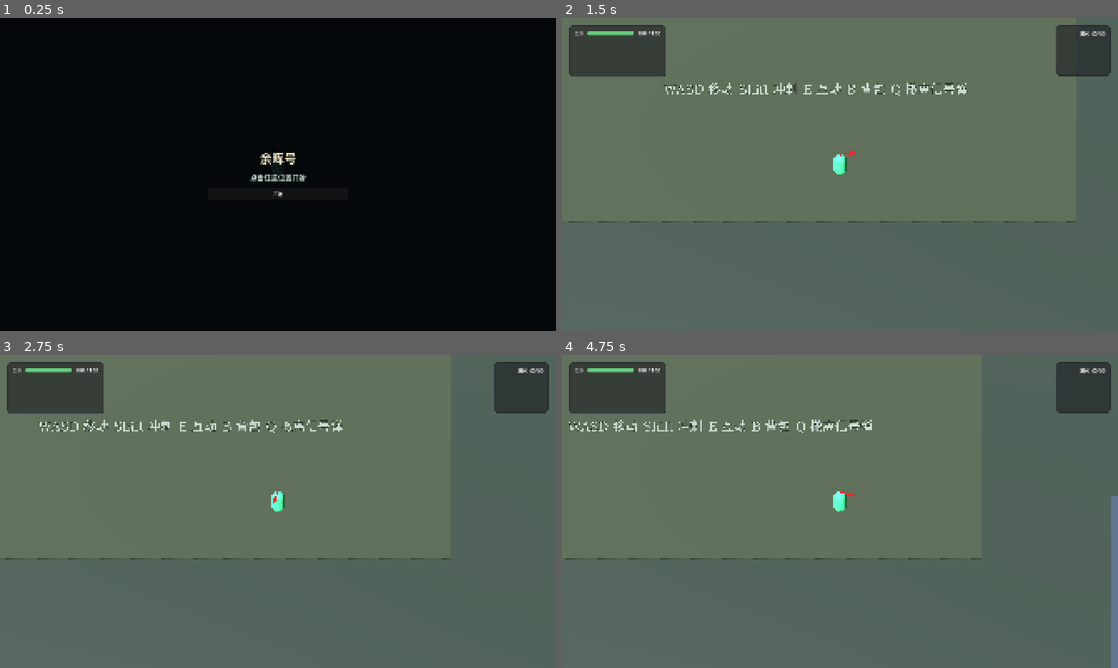
Above: before the commit, frames 1-4 (two rows, left to right).
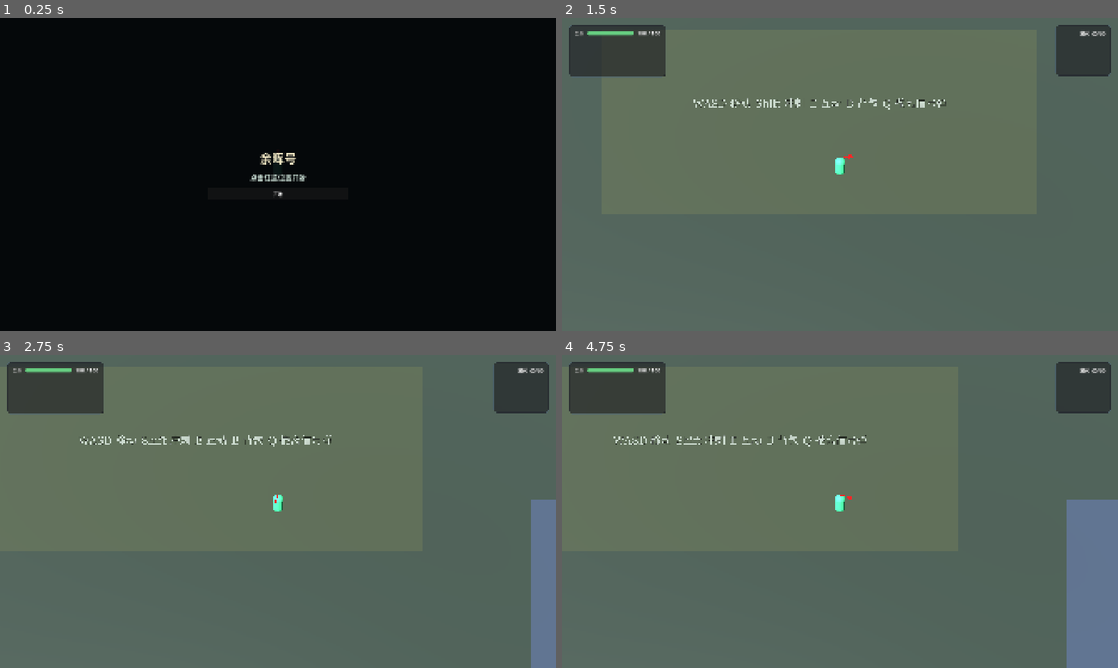
Above: after the commit, the same moments.

Repository: SampsonYW/12345
Game: Godot game, scene res://scenes/game_3d.tscn
Same seed, same stepped clock (60 frames per second), same inputs: the game is played once before the commit and once after it.
Inputs (mouse positions are in pixels of both pictures, inside the frame that each line leads up to):
- Up to frame 1 (0.25 s): no input
- Up to frame 2 (1.5 s): click "开始" at 0.5 s; tap Enter at 1.25 s; move the mouse to (962, 158) at 1.27 s; hold D (move_right) from 1.28 s (still down); hold E (interact) from 1.28 s (still down); click (962, 158) at 1.42 s
- Up to frame 3 (2.75 s): tap Space at 1.52 s; release D (move_right) at 2 s; release E (interact) at 2 s; drag from (166, 527) to (250, 574) at 2.02 s
- Up to frame 4 (4.75 s): tap Space at 2.75, 4.52 s; move the mouse to (895, 442) at 2.77 s; hold D (move_right) 2.78-3.5 s; hold Q (signal_flare) 2.78-3.5 s; drag from (812, 574) to (673, 464) at 3.52 s; tap Enter at 4.25, 4.35 s; move the mouse to (1006, 558) at 4.27 s; hold A (move_left) from 4.28 s (still down)

The runs differ from the first frame. In frame 2, 1.4% of the frame differs, in the area x 1-93%, y 20-66%; in frame 3, 3.8%; in frame 4, 5.6%, in the area x 0-100%, y 20-100%.

Commit message:
fix: 修复了所有敌人向同一目的地寻路问题 - 进行了一次平衡性调整

Diff:
--- a/scenes/game_3d.tscn
+++ b/scenes/game_3d.tscn
@@ -38,7 +38,7 @@
 
 [node name="Camera3D" type="Camera3D" parent="CameraRig"]
 projection = 1
-size = 18.0
+size = 21.6
 current = true
 
 [node name="Entities" type="Node3D" parent="."]
--- a/scripts/managers/noise_manager.gd
+++ b/scripts/managers/noise_manager.gd
@@ -8,7 +8,7 @@
 	VERY_LOW = 10,
 	LOW = 20,
 	MEDIUM = 50,
-	HIGH = 80,
+	HIGH = 70,
 	GLOBAL = 120,
 }
 
--- a/scripts/systems/fog_of_war.gd
+++ b/scripts/systems/fog_of_war.gd
@@ -10,11 +10,11 @@
 
 @export_group("Vision Shape")
 ## 视野锥最大射程（米），鼠标瞄向方向
-@export var cone_range: float = 14.0
+@export var cone_range: float = 16.8
 ## 视野锥半夹角（度）。总开角 = 2× 此值；默认 60° → 120° 总开角
 @export var cone_half_angle_deg: float = 60.0
 ## 近距全向感知圆半径（米）。在此圆内不受锥角限制，仍可见
-@export var close_radius: float = 3.5
+@export var close_radius: float = 4.2
 
 @export_group("Erosion Coupling")
 ## 侵蚀拉满时，cone_range 缩到此倍数（0.5 = 一半）。design.md §5.4
